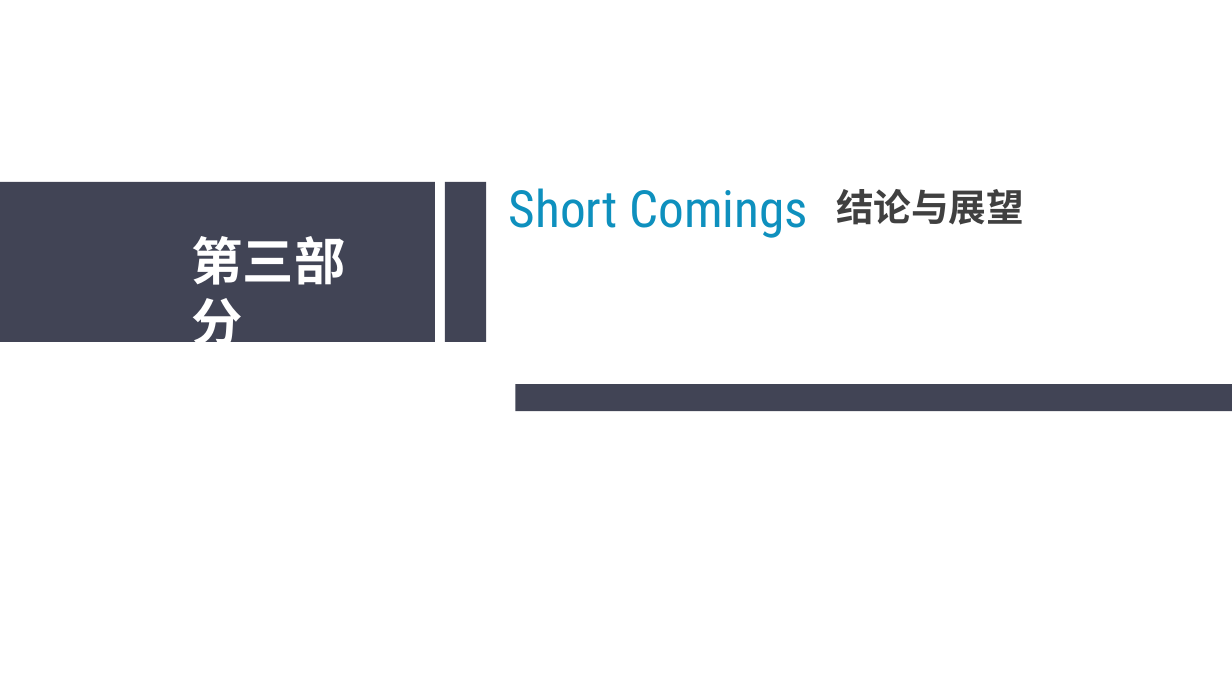
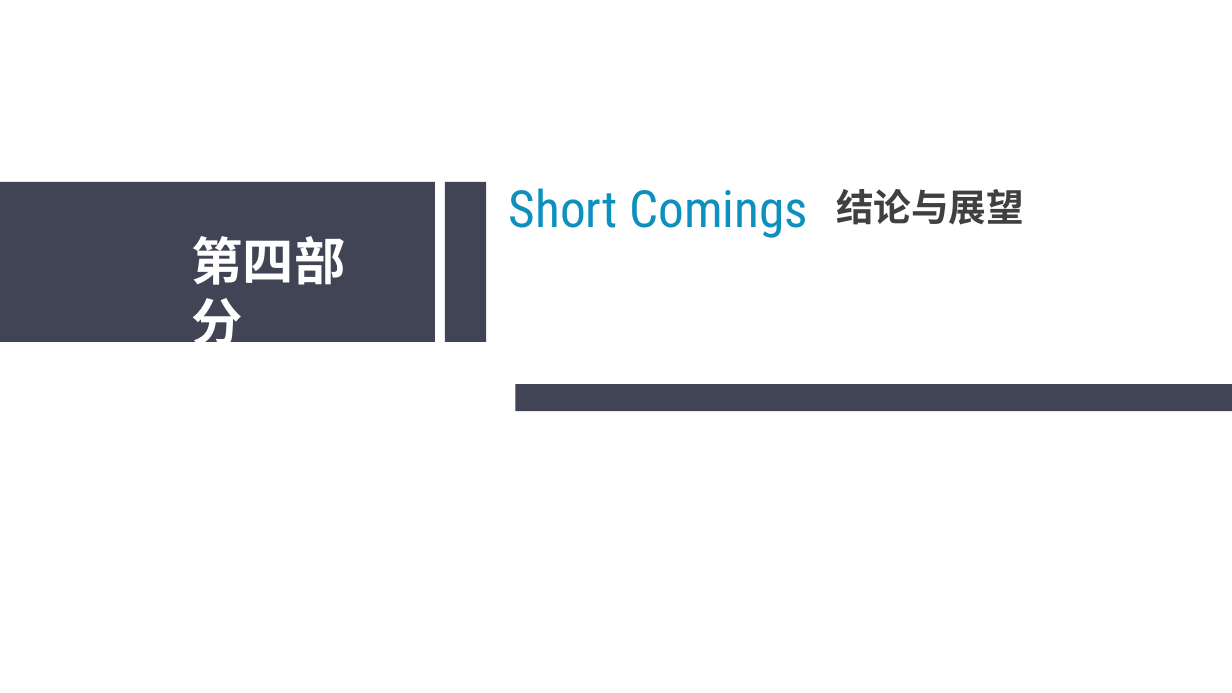
Before and after one commit to sunliangliang9201/interview_prepare, a slide deck: slide 20 of 在线阶段汇报20190606.pptx (slide 12 before the commit). Drawn at 1232x693 pixels with LibreOffice and Linux fonts; fonts in the diff are those of the drawing. Boxes give left, top, right and bottom in pixels: in the first picture for what was removed or moved away, otherwise in the second. Text is boxed around its words. In the diff, an @@ line names an element or a change of style, - is before the commit and + after.

```diff
--- a/在线阶段汇报20190606.pptx
+++ b/在线阶段汇报20190606.pptx
@@ text at box(191, 236, 345, 354): text changed @@
-第三部分
+第四部分
```
Also in this commit, not shown: 4 other slides changed, 8 slides added.
